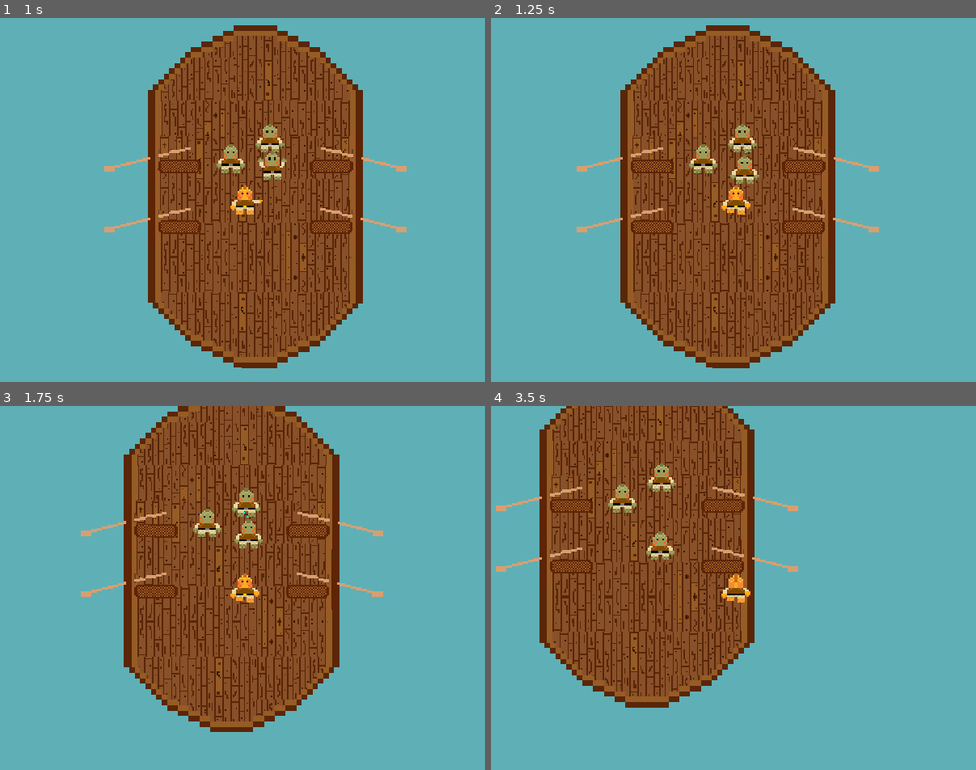
Above: before the commit, frames 1-4 (two rows, left to right).
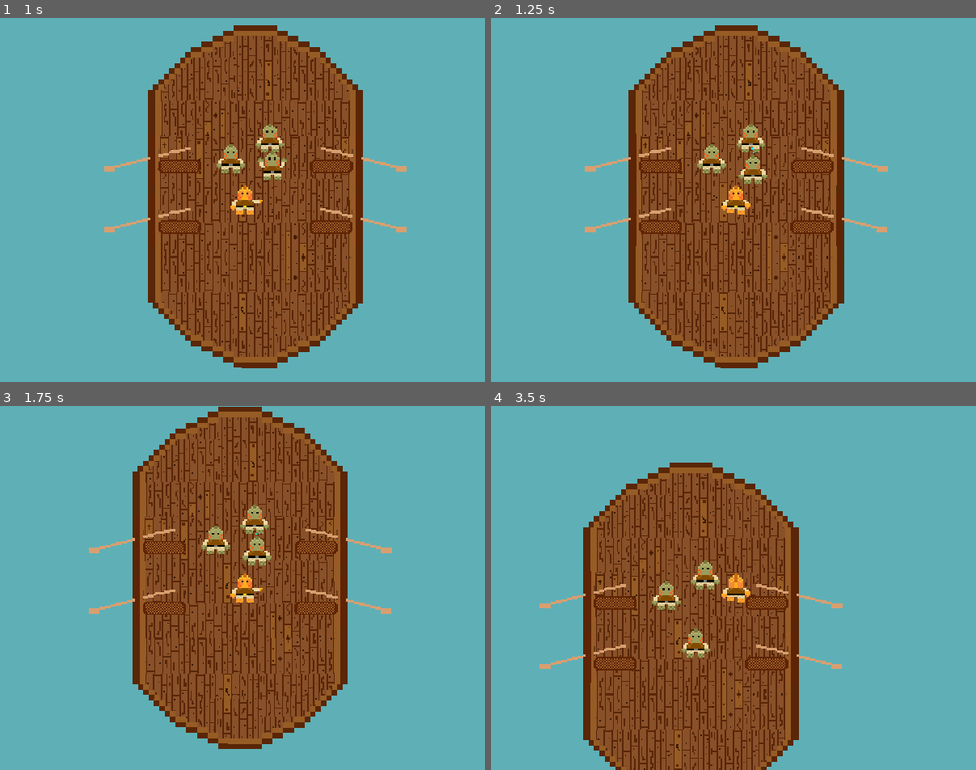
Above: after the commit, the same moments.

Repository: Splashy-Inc/splish-splashisson
Game: Godot game, scene res://Scenes/playground.tscn
The game is run twice, just before and just after one commit, with the same random seed, the same clock (stepped at 60 frames per second) and the same inputs. The project has no main scene, so this scene is started directly.
Inputs:
- Up to frame 1 (1 s): tap Enter at 0.5 s; hold D (right) from 0.53 s (still down); tap I (interact) at 0.6 s
- Up to frame 2 (1.25 s): keep holding D (right)
- Up to frame 3 (1.75 s): release D (right) at 1.28 s; hold S (down) from 1.28 s (still down); tap O (location) at 1.35 s
- Up to frame 4 (3.5 s): release S (down) at 2.03 s; hold D (right) 2.03-2.78 s; tap U (unassign) at 2.1 s; hold W (up) from 2.78 s (still down); tap I (interact) at 2.85 s

Frame 1 is identical in both runs. In frame 2, 16% of the frame differs, in the area x 17-82%, y 2-97%; in frame 3, 20%; in frame 4, 37%, in the area x 1-73%, y 0-100%.

Commit message:
Add point animation to animation player

Diff:
--- a/Scenes/splish.gd
+++ b/Scenes/splish.gd
@@ -9,7 +9,7 @@
 var followers: Array[Crew]
 
 func _physics_process(delta: float) -> void:
-	if $AnimatedSprite2D.animation != "pointing_right" or not $AnimatedSprite2D.is_playing():
+	if $AnimationPlayer.current_animation != "pointing_right" or not $AnimationPlayer.is_playing():
 		var direction := Input.get_vector("left", "right", "up", "down")
 		if direction:
 			if direction.y < 0:
@@ -68,7 +68,7 @@
 
 func point(target_position: Vector2):
 	$AnimatedSprite2D.flip_h = global_position.direction_to(target_position).x < 0
-	$AnimatedSprite2D.play("pointing_right")
+	$AnimationPlayer.play("pointing_right")
 
 func add_follower(new_follower: Crew):
 	new_follower.set_assignment(self)
--- a/Scenes/splish.tscn
+++ b/Scenes/splish.tscn
@@ -203,10 +203,40 @@
 "values": [0]
 }
 
+[sub_resource type="Animation" id="Animation_t3dpn"]
+resource_name = "pointing_right"
+length = 0.500025
+step = 0.25
+tracks/0/type = "value"
+tracks/0/imported = false
+tracks/0/enabled = true
+tracks/0/path = NodePath("AnimatedSprite2D:animation")
+tracks/0/interp = 1
+tracks/0/loop_wrap = true
+tracks/0/keys = {
+"times": PackedFloat32Array(0),
+"transitions": PackedFloat32Array(1),
+"update": 1,
+"values": [&"pointing_right"]
+}
+tracks/1/type = "value"
+tracks/1/imported = false
+tracks/1/enabled = true
+tracks/1/path = NodePath("AnimatedSprite2D:frame")
+tracks/1/interp = 1
+tracks/1/loop_wrap = true
+tracks/1/keys = {
+"times": PackedFloat32Array(0, 0.25),
+"transitions": PackedFloat32Array(1, 1),
+"update": 1,
+"values": [0, 1]
+}
+
 [sub_resource type="AnimationLibrary" id="AnimationLibrary_iikno"]
 _data = {
 "RESET": SubResource("Animation_jr7t7"),
 "idle": SubResource("Animation_0g00q"),
+"pointing_right": SubResource("Animation_t3dpn"),
 "walking_down": SubResource("Animation_uhby7"),
 "walking_up": SubResource("Animation_y4fll")
 }
@@ -236,9 +266,11 @@
 
 [node name="AddFollower" type="AudioStreamPlayer" parent="SFXManager"]
 stream = ExtResource("10_2tv06")
+volume_db = -5.0
 
 [node name="AssignFollower" type="AudioStreamPlayer" parent="SFXManager"]
 stream = ExtResource("11_ke8qv")
+volume_db = -5.0
 
 [node name="BootStepHigh" type="AudioStreamPlayer" parent="SFXManager"]
 stream = ExtResource("12_4oj1e")
Not shown: 1 places in Scenes/splish.tscn that only renumber resources
